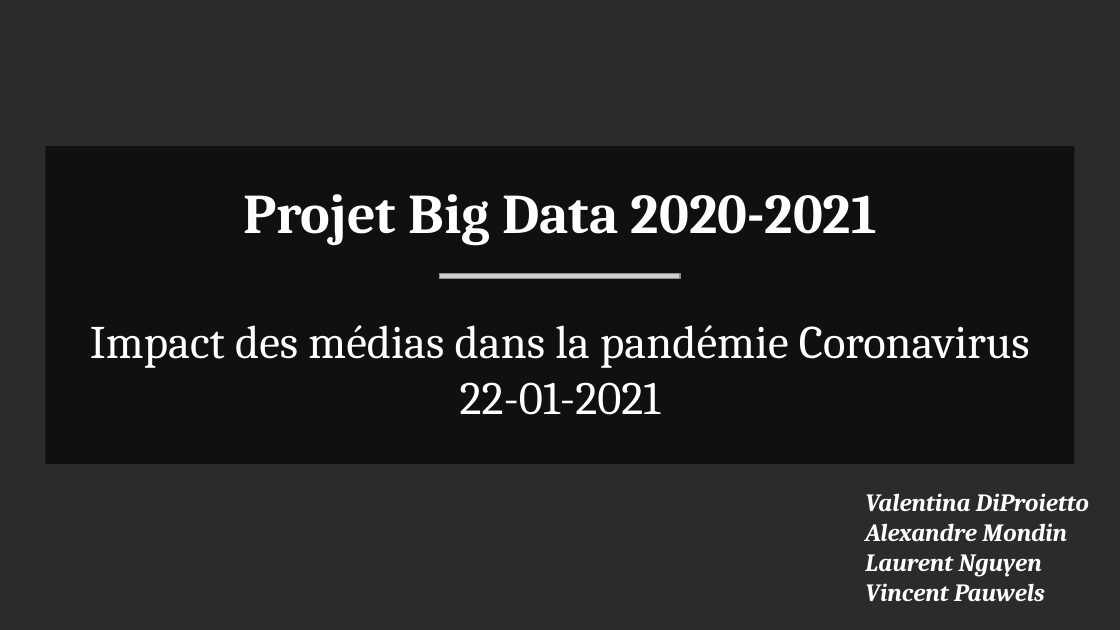
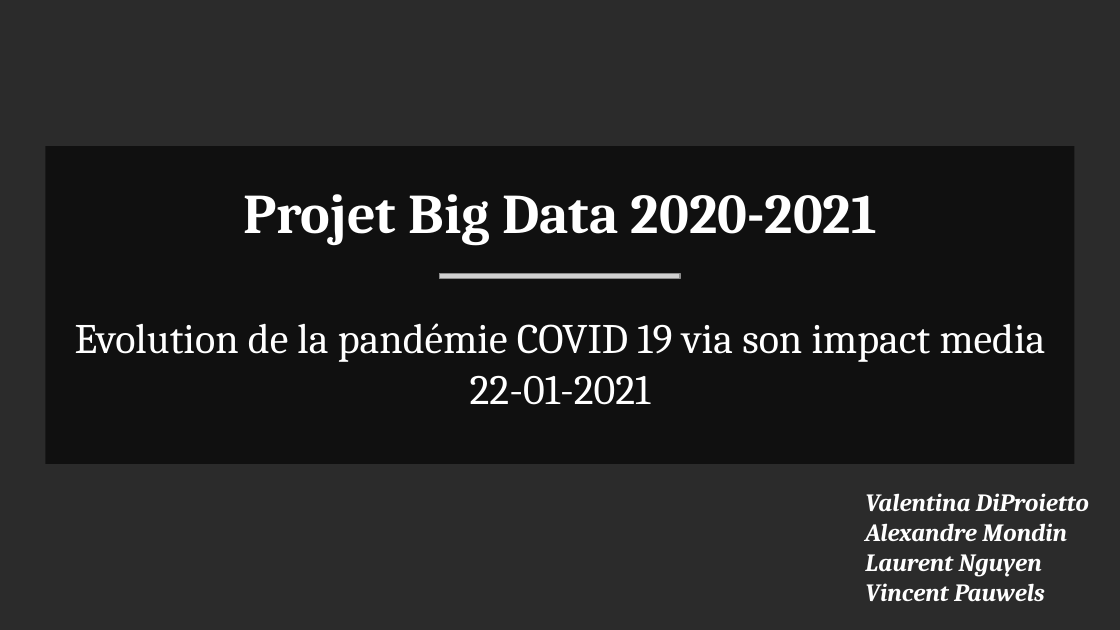
Before and after one commit to nguyenlaurent/gdelt, a slide deck: slide 1 of Projet Big Big Data 2020-2021.pptx. Drawn at 1120x630 pixels with LibreOffice and Linux fonts; fonts in the diff are those of the drawing; grey boxes stand for pictures; background and template pictures are left out; a plain dark background stands for a picture behind light text. Boxes give left, top, right and bottom in pixels: in the first picture for what was removed or moved away, otherwise in the second. Text is boxed around its words. In the diff, an @@ line names an element or a change of style, - is before the commit and + after.

Commit message:
slides

```diff
--- a/Projet Big Big Data 2020-2021.pptx
+++ b/Projet Big Big Data 2020-2021.pptx
@@ text at (x1=75, y1=323, x2=1046, y2=362): text changed; size 30 to 27 pt @@
-Impact des médias dans la pandémie Coronavirus
+Evolution de la pandémie COVID 19 via son impact media
@@ text at (x1=470, y1=375, x2=651, y2=405): size 30 to 27 pt in "22-01-2021" @@
```
Also in this commit, not shown: 3 other slides changed, 4 slides added.
